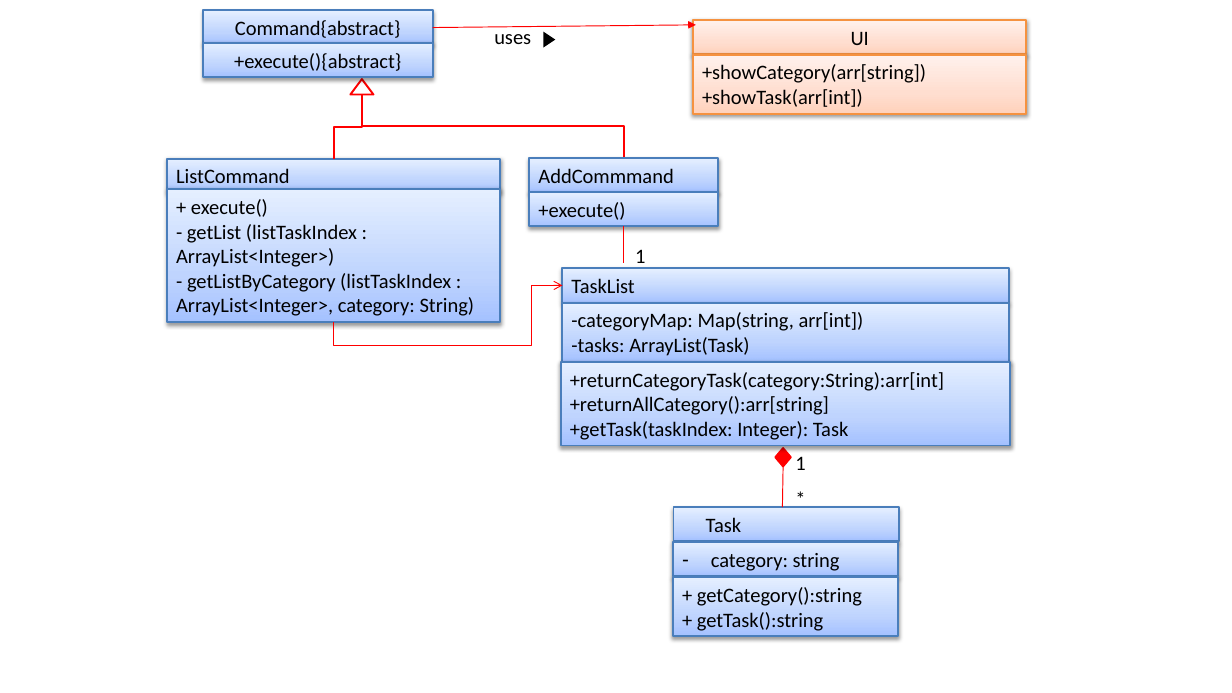
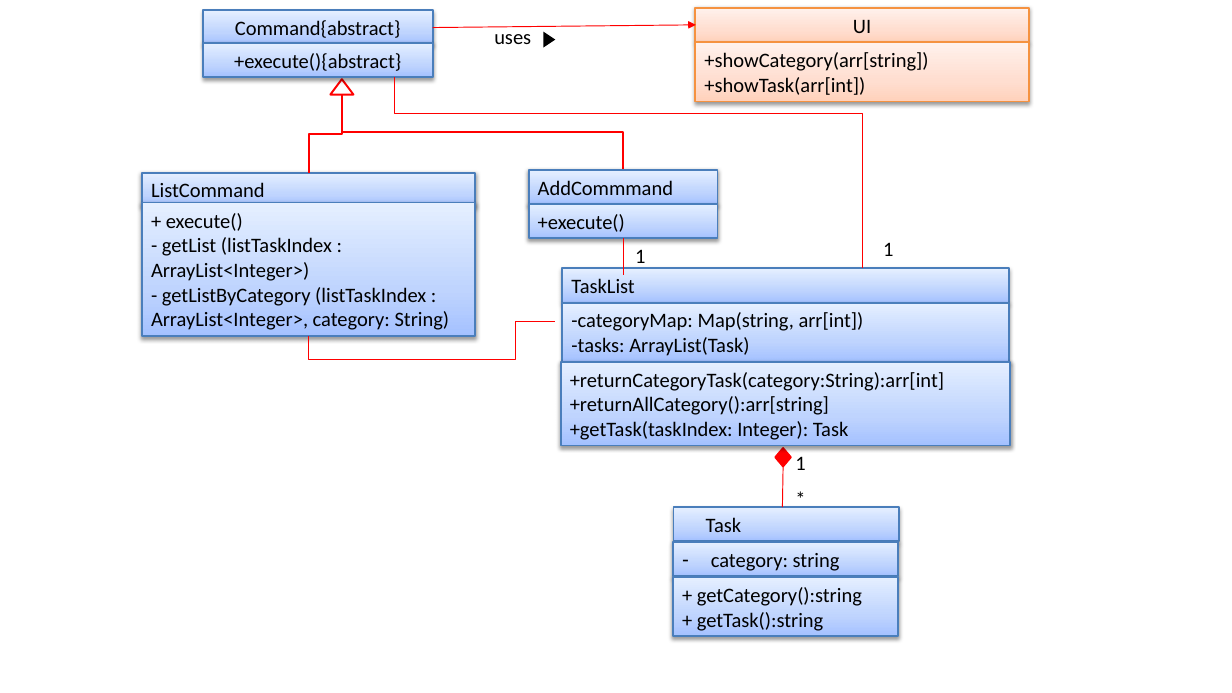
Before and after one commit to yuchenlichuck/tp, a slide deck: slide 3 of docs/UML Diagrams.pptx. Drawn at 1232x693 pixels with LibreOffice and Linux fonts; fonts in the diff are those of the drawing. Boxes give left, top, right and bottom in pixels: in the first picture for what was removed or moved away, otherwise in the second. Text is boxed around its words. In the diff, an @@ line names an element or a change of style, - is before the commit and + after.

```diff
--- a/docs/UML Diagrams.pptx
+++ b/docs/UML Diagrams.pptx
@@ rectangle "UI": place and size @@
-rectangle "UI" at [693, 20, 1027, 55]
+rectangle "UI" at [696, 7, 1030, 42]
@@ rectangle "+showCategory(arr[string])": place and size @@
-rectangle "+showCategory(arr[string])" at [693, 55, 1027, 114]
+rectangle "+showCategory(arr[string])" at [696, 43, 1030, 102]
@@ triangle: place and size @@
-triangle at [350, 79, 373, 95]
+triangle at [331, 79, 354, 95]
@@ elbow line added from (395, 77) to (862, 268), #FF0000 0.75 pt @@
@@ elbow line moved from (334, 159) - (362, 94) to (309, 173) - (342, 94) @@
@@ elbow line moved from (624, 158) - (362, 94) to (623, 170) - (342, 94) @@
@@ rectangle "ListCommand": place and size @@
-rectangle "ListCommand" at [167, 159, 501, 193]
+rectangle "ListCommand" at [142, 173, 476, 207]
@@ rectangle "+ execute()": place and size @@
-rectangle "+ execute()" at [167, 189, 501, 323]
+rectangle "+ execute()" at [142, 202, 476, 336]
@@ 2 rectangles, 1 line: place and size @@
-2 rectangles, 1 line at [530, 158, 718, 262]
+2 rectangles, 1 line at [529, 170, 717, 274]
@@ text added at [883, 242, 893, 256], 16 pt, text #000000 @@
+1
@@ elbow arrow moved from (334, 323) - (563, 286) to (309, 336) - (555, 322) @@
@@ elbow arrow (309, 336) - (555, 322): elbow arrow to elbow line @@
```
Also in this commit, not shown: 1 slide added, 3 other files.
